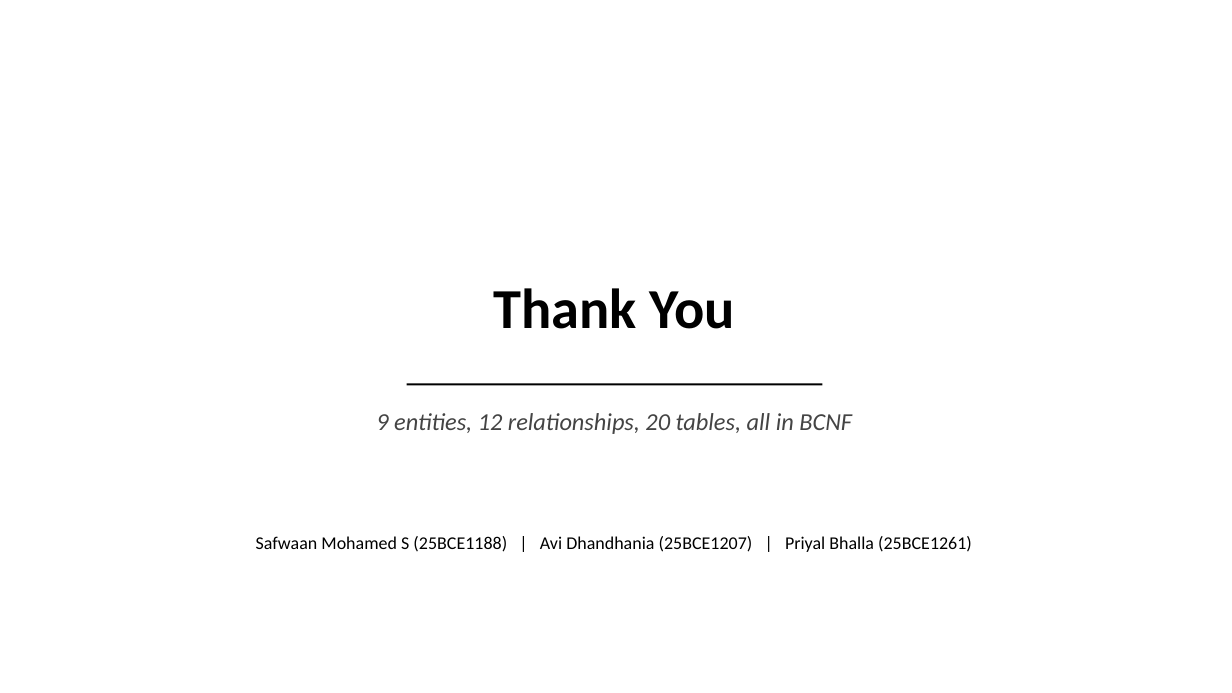
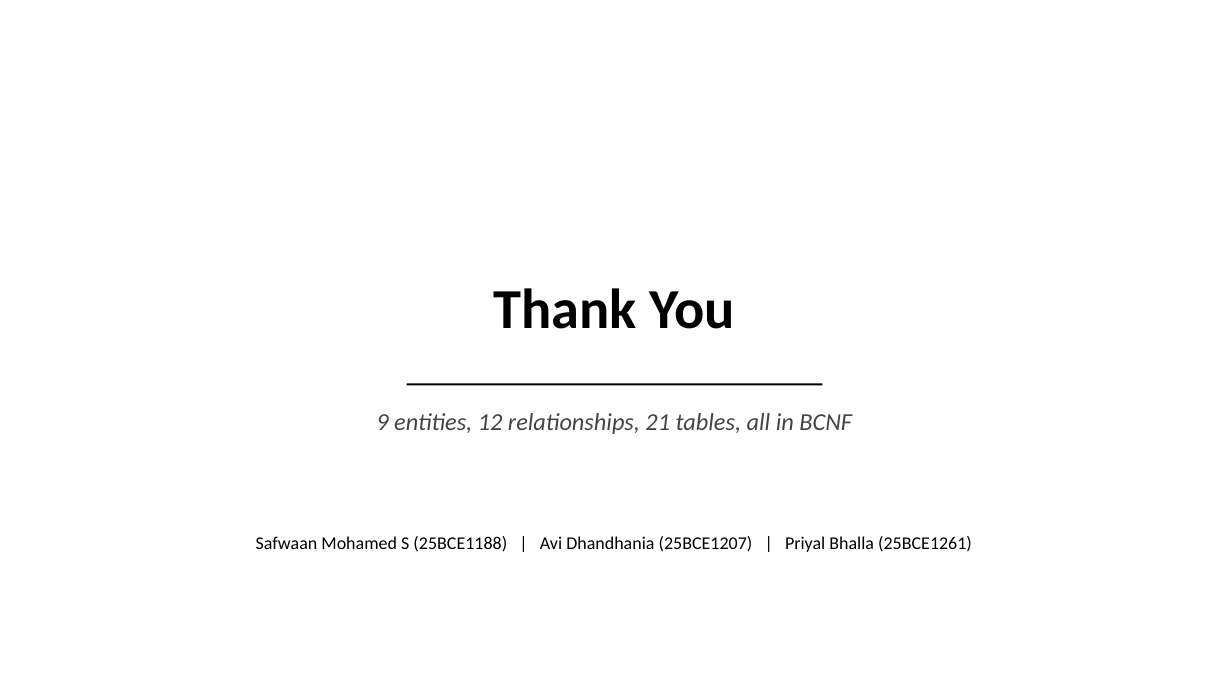
Before and after one commit to AviDhandhania/warehouse-supply-chain-dbms, a slide deck: slide 36 of presentation/DA1_Presentation.pptx. Drawn at 1232x693 pixels with LibreOffice and Linux fonts; fonts in the diff are those of the drawing. Boxes give left, top, right and bottom in pixels: in the first picture for what was removed or moved away, otherwise in the second. Text is boxed around its words. In the diff, an @@ line names an element or a change of style, - is before the commit and + after.

```diff
--- a/presentation/DA1_Presentation.pptx
+++ b/presentation/DA1_Presentation.pptx
@@ text at bbox=[376, 413, 852, 434]: text changed @@
-9 entities, 12 relationships, 20 tables, all in BCNF
+9 entities, 12 relationships, 21 tables, all in BCNF
```
Also in this commit, not shown: 5 other slides changed, 6 other files.
